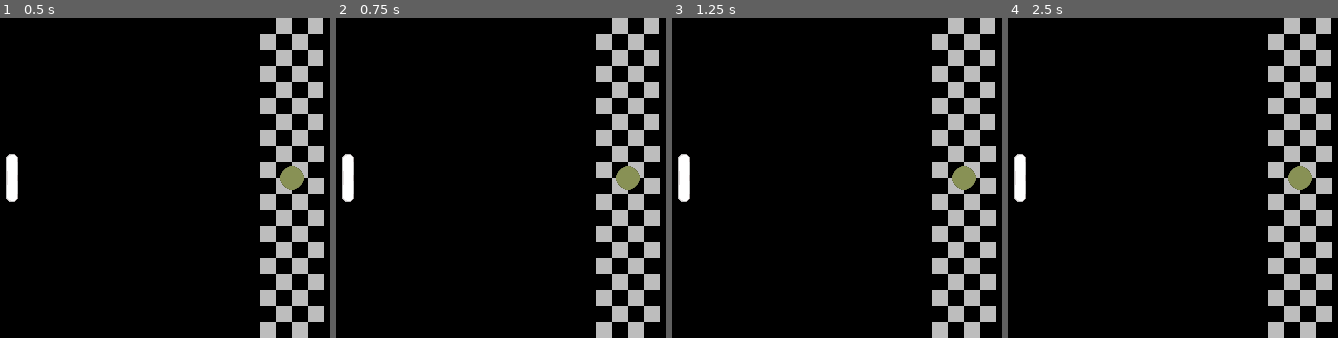
Above: before the commit, frames 1-4 (left to right).
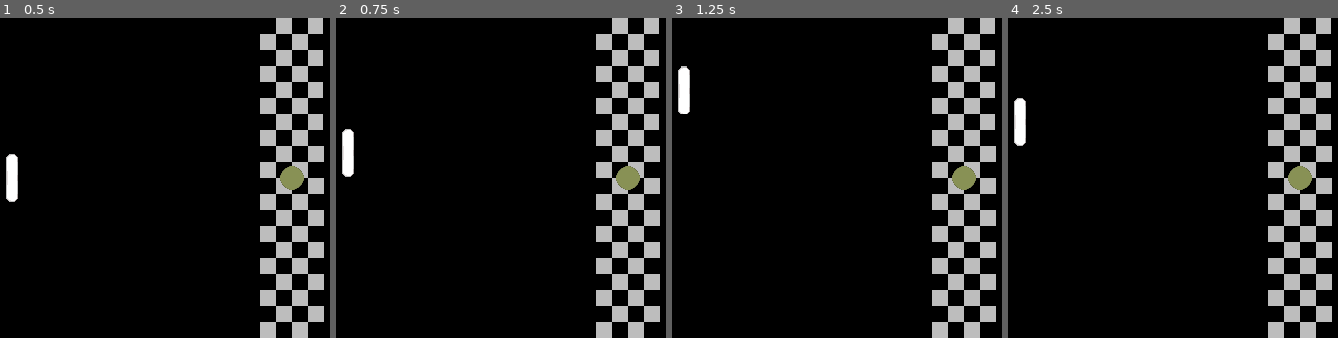
Above: after the commit, the same moments.

Repository: Honikal/20GameChallenge
Game: Godot game, scene res://objects/main.tscn
The game is run twice, just before and just after one commit, with the same random seed, the same clock (stepped at 60 frames per second) and the same inputs.
Inputs:
- Up to frame 1 (0.5 s): no input
- Up to frame 2 (0.75 s): tap Enter at 0.5 s; hold Up (player_1_up, bound only after the commit) from 0.53 s (still down); tap S (player_2_down, bound only after the commit) at 0.6 s
- Up to frame 3 (1.25 s): keep holding Up (player_1_up, bound only after the commit); tap W (player_2_up, bound only after the commit) at 0.8 s
- Up to frame 4 (2.5 s): tap Space at 1.25 s; release Up (player_1_up, bound only after the commit) at 1.28 s; hold Down (player_1_down, bound only after the commit) 1.28-2.03 s; tap W (player_2_up, bound only after the commit) at 1.35, 2.3 s; tap S (player_2_down, bound only after the commit) at 1.55, 2.1 s; tap Enter at 2 s; hold Up (player_1_up, bound only after the commit) from 2.03 s (still down)

Frame 1 is identical in both runs. In frame 2, 0.6% of the frame differs, in the area x 1-6%, y 34-58%; in frame 3, 1.0%, in the area x 1-6%, y 15-58%; in frame 4, 1.0%.

Commit message:
Agregamos las primeras funciones del programa, y terminamos de agregar el sistema

Diff:
--- a/Game Level 1/pong/objects/Paleta.tscn
+++ b/Game Level 1/pong/objects/Paleta.tscn
@@ -1,6 +1,10 @@
-[gd_scene load_steps=3 format=3 uid="uid://ba1yegegtwebn"]
+[gd_scene load_steps=7 format=3 uid="uid://ba1yegegtwebn"]
 
 [ext_resource type="Texture2D" uid="uid://bnfd6ixmrtgtc" path="res://resources/sprites/Paleta.png" id="1_r2uqw"]
+[ext_resource type="Script" path="res://scripts/MoveComponent.gd" id="2_cbi05"]
+[ext_resource type="Script" path="res://scripts/MoveInputComponent.gd" id="3_d56cy"]
+[ext_resource type="Resource" uid="uid://b7smecu0q4ijm" path="res://resources/tresource/movement_stats.tres" id="4_vowm8"]
+[ext_resource type="Script" path="res://scripts/PosControlComponent.gd" id="5_sarom"]
 
 [sub_resource type="CapsuleShape2D" id="CapsuleShape2D_sf7c8"]
 radius = 5.0
@@ -15,3 +19,16 @@
 
 [node name="CollisionShape2D" type="CollisionShape2D" parent="Sprite2D/CollisionWithBall"]
 shape = SubResource("CapsuleShape2D_sf7c8")
+
+[node name="MoveComponent" type="Node" parent="." node_paths=PackedStringArray("actor")]
+script = ExtResource("2_cbi05")
+actor = NodePath("..")
+
+[node name="MoveInputComponent" type="Node" parent="." node_paths=PackedStringArray("move_component")]
+script = ExtResource("3_d56cy")
+move_stats = ExtResource("4_vowm8")
+move_component = NodePath("../MoveComponent")
+
+[node name="PosControlComponent" type="Node" parent="." node_paths=PackedStringArray("actor")]
+script = ExtResource("5_sarom")
+actor = NodePath("..")
--- a/Game Level 1/pong/objects/ball.tscn
+++ b/Game Level 1/pong/objects/ball.tscn
@@ -1,11 +1,17 @@
-[gd_scene load_steps=3 format=3 uid="uid://dfhobfh8uprdt"]
+[gd_scene load_steps=7 format=3 uid="uid://dfhobfh8uprdt"]
 
+[ext_resource type="Script" path="res://scripts/ball.gd" id="1_r3ko1"]
 [ext_resource type="Texture2D" uid="uid://bheb0f50a6sv0" path="res://resources/sprites/Ball.png" id="1_tq00w"]
+[ext_resource type="Resource" uid="uid://b7smecu0q4ijm" path="res://resources/tresource/movement_stats.tres" id="2_d6ghn"]
+[ext_resource type="Script" path="res://scripts/MoveComponent.gd" id="2_j3sn6"]
+[ext_resource type="Script" path="res://scripts/BounceBallComponent.gd" id="4_21hmy"]
 
 [sub_resource type="CircleShape2D" id="CircleShape2D_q6h3h"]
 radius = 11.0454
 
 [node name="Ball" type="Node2D"]
+script = ExtResource("1_r3ko1")
+move_stats = ExtResource("2_d6ghn")
 
 [node name="Sprite2D" type="Sprite2D" parent="."]
 texture = ExtResource("1_tq00w")
@@ -14,3 +20,11 @@
 
 [node name="CollisionShape2D" type="CollisionShape2D" parent="BallCollision"]
 shape = SubResource("CircleShape2D_q6h3h")
+
+[node name="MoveComponent" type="Node" parent="." node_paths=PackedStringArray("actor")]
+script = ExtResource("2_j3sn6")
+actor = NodePath("..")
+
+[node name="BounceBallComponent" type="Node" parent="." node_paths=PackedStringArray("actor")]
+script = ExtResource("4_21hmy")
+actor = NodePath("..")
--- a/Game Level 1/pong/objects/main.tscn
+++ b/Game Level 1/pong/objects/main.tscn
@@ -2,9 +2,9 @@
 
 [ext_resource type="Texture2D" uid="uid://bmn2ttjngyo5w" path="res://resources/sprites/Mapa.png" id="1_t384c"]
 [ext_resource type="PackedScene" uid="uid://dfhobfh8uprdt" path="res://objects/ball.tscn" id="2_hvok2"]
-[ext_resource type="PackedScene" uid="uid://ba1yegegtwebn" path="res://objects/Paleta.tscn" id="3_nxbgs"]
+[ext_resource type="PackedScene" uid="uid://ba1yegegtwebn" path="res://objects/paleta.tscn" id="3_nxbgs"]
 
-[node name="main" type="Node"]
+[node name="Main" type="Node"]
 
 [node name="TextureRect" type="TextureRect" parent="."]
 anchors_preset = 15
--- a/Game Level 1/pong/project.godot
+++ b/Game Level 1/pong/project.godot
@@ -20,6 +20,29 @@
 window/size/viewport_width=640
 window/size/viewport_height=320
 
+[input]
+
+player_1_up={
+"deadzone": 0.5,
+"events": [Object(InputEventKey,"resource_local_to_scene":false,"resource_name":"","device":0,"window_id":0,"alt_pressed":false,"shift_pressed":false,"ctrl_pressed":false,"meta_pressed":false,"pressed":false,"keycode":4194320,"physical_keycode":0,"key_label":0,"unicode":0,"location":0,"echo":false,"script":null)
+]
+}
+player_2_up={
+"deadzone": 0.5,
+"events": [Object(InputEventKey,"resource_local_to_scene":false,"resource_name":"","device":0,"window_id":0,"alt_pressed":false,"shift_pressed":false,"ctrl_pressed":false,"meta_pressed":false,"pressed":false,"keycode":87,"physical_keycode":0,"key_label":0,"unicode":0,"location":0,"echo":false,"script":null)
+]
+}
+player_1_down={
+"deadzone": 0.5,
+"events": [Object(InputEventKey,"resource_local_to_scene":false,"resource_name":"","device":0,"window_id":0,"alt_pressed":false,"shift_pressed":false,"ctrl_pressed":false,"meta_pressed":false,"pressed":false,"keycode":4194322,"physical_keycode":0,"key_label":0,"unicode":0,"location":0,"echo":false,"script":null)
+]
+}
+player_2_down={
+"deadzone": 0.5,
+"events": [Object(InputEventKey,"resource_local_to_scene":false,"resource_name":"","device":0,"window_id":0,"alt_pressed":false,"shift_pressed":false,"ctrl_pressed":false,"meta_pressed":false,"pressed":false,"keycode":83,"physical_keycode":0,"key_label":0,"unicode":0,"location":0,"echo":false,"script":null)
+]
+}
+
 [rendering]
 
 textures/canvas_textures/default_texture_filter=0
--- /dev/null
+++ b/Game Level 1/pong/resources/tresource/game_stats.tres
@@ -0,0 +1,10 @@
+[gd_resource type="Resource" script_class="GameStats" load_steps=2 format=3 uid="uid://55nhqehmbis1"]
+
+[ext_resource type="Script" path="res://scripts/game_stats.gd" id="1_5qhtl"]
+
+[resource]
+script = ExtResource("1_5qhtl")
+scoreP1 = 0
+scoreP2 = 0
+modoJuego = 0
+max_score = 1
--- /dev/null
+++ b/Game Level 1/pong/resources/tresource/movement_stats.tres
@@ -0,0 +1,8 @@
+[gd_resource type="Resource" script_class="MovementStats" load_steps=2 format=3 uid="uid://b7smecu0q4ijm"]
+
+[ext_resource type="Script" path="res://scripts/movement_stats.gd" id="1_fvsmf"]
+
+[resource]
+script = ExtResource("1_fvsmf")
+paddle_speed = 125
+ball_speed = 100
--- /dev/null
+++ b/Game Level 1/pong/scripts/BounceBallComponent.gd
@@ -0,0 +1,18 @@
+class_name BounceBallComponent;
+extends Node;
+
+@export var actor: Node2D;
+@export var margin: int = 12;
+
+#Tomamos los bordes o límites
+var borderUp   = 0;
+var borderDown = ProjectSettings.get_setting("display/window/size/viewport_height");
+
+#Creamos una señal para avisar la posibilidad de un rebote
+signal on_bounce(node: Node);
+
+# Called every frame. 'delta' is the elapsed time since the previous frame.
+func _process(delta: float) -> void:
+	if (actor.global_position.y <= borderUp + margin or
+		actor.global_position.y >= borderDown - margin):
+			on_bounce.emit(actor);
--- /dev/null
+++ b/Game Level 1/pong/scripts/MoveComponent.gd
@@ -0,0 +1,8 @@
+class_name MoveComponent
+extends Node
+
+@export var actor: Node2D;
+@export var velocity: Vector2;
+
+func _process(delta: float) -> void:
+	actor.translate(velocity * delta);
--- /dev/null
+++ b/Game Level 1/pong/scripts/MoveInputComponent.gd
@@ -0,0 +1,19 @@
+class_name MoveInputComponent
+extends Node
+
+@export var move_stats: MovementStats;
+@export var move_component: MoveComponent;
+
+#Valor encargado para verificar si el jugador es jugador 1 o jugador 2 (en caso futuro online, default jugador 1)
+var player_1_o_2 = 1;
+var validar_movimiento = true;
+
+#Detectamos movimiento o input axis, pero solo aplicamos movimiento solo cuando se acepta
+func _input(event: InputEvent) -> void:
+	var input_axis;
+	if (player_1_o_2 == 1 and validar_movimiento):
+		input_axis = Input.get_axis("player_1_up", "player_1_down");
+		move_component.velocity = Vector2(0, input_axis * move_stats.paddle_speed);
+	elif (player_1_o_2 == 2 and validar_movimiento):
+		input_axis = Input.get_axis("player_2_up", "player_2_down");
+		move_component.velocity = Vector2(0, input_axis * move_stats.paddle_speed);
--- /dev/null
+++ b/Game Level 1/pong/scripts/PosControlComponent.gd
@@ -0,0 +1,13 @@
+class_name PosControlComponent;
+extends Node;
+
+@export var actor: Node2D;     #Actor al que se le reduce el movimiento
+@export var margin: int = 20;  #Margen de diferencia para chocar con el máximo
+
+#Tomamos los bordes o límites
+var borderUp   = 0;
+var borderDown = ProjectSettings.get_setting("display/window/size/viewport_height");
+
+# Checamos por cada frame. 'delta' is the elapsed time since the previous frame.
+func _process(delta: float) -> void:
+	actor.global_position.y = clamp(actor.global_position.y, borderUp + margin, borderDown - margin);
--- /dev/null
+++ b/Game Level 1/pong/scripts/ScoreComponent.gd
@@ -0,0 +1,11 @@
+class_name ScoreComponent
+extends Node
+
+@export var game_stats: GameStats;
+
+func ajustarPuntuacion(num_jugador: int) -> void:
+	#Llamamos a la señal de cambio de puntos o set del jugador respectivo
+	if (num_jugador == 1):
+		game_stats.scoreP1 += 1;
+	else:
+		game_stats.scoreP2 += 1;
--- /dev/null
+++ b/Game Level 1/pong/scripts/ball.gd
@@ -0,0 +1,43 @@
+class_name Ball;
+extends Node2D;
+
+#Exportamos la variable para tomar el movimiento del balón como tal
+@export var move_stats: MovementStats;
+
+#Manejamos el movimiento inicial como tal
+var inicia_posicion : Vector2;
+
+#Tomamos como tal los objetos del sistema
+@onready var sprite = $Sprite2D as Sprite2D;
+@onready var ball_collision = $BallCollision as Area2D;
+@onready var move_component = $MoveComponent as MoveComponent;
+@onready var bounce_component = $BounceBallComponent as BounceBallComponent;
+
+# Called when the node enters the scene tree for the first time.
+func _ready() -> void:
+	#Llamado la primera vez que el nodo entra a la escena inicial por primera vez
+	#Primero, guardaremos la posición inicial
+	inicia_posicion = global_position;
+
+	#Conectamos todas las posibles señales a tomar en consideración, las conectamos a una posible función como tal
+	bounce_component.on_bounce.connect(_rebotar)
+	ball_collision.area_entered.connect(_cambiar_direccion)
+
+
+func _rebotar(node: Node):
+	move_component.velocity.y *= -1;
+
+func _cambiar_direccion(node: Node):
+	if (node != bounce_component):
+		#Checamos por el posible choque (no de rebote), y en dicho caso, aplicaremos entonces el rebote
+		#eligiendo de forma aleatoria eso sí el rebote del lado de la paleta (arriba o abajo)
+		move_component.velocity.x *= -1;
+		move_component.velocity.y = [move_stats.ball_speed, -move_stats.ball_speed].pick_random();
+
+func _iniciar_movimiento():
+	move_component.velocity.x = [move_stats.ball_speed, -move_stats.ball_speed].pick_random();
+
+
+# Called every frame. 'delta' is the elapsed time since the previous frame.
+func _process(delta: float) -> void:
+	pass
--- /dev/null
+++ b/Game Level 1/pong/scripts/game_stats.gd
@@ -0,0 +1,41 @@
+class_name GameStats;
+extends Resource;
+
+#Información a mostrar del jugador 1 y 2
+const PLAYER_1_WINS = "Jugador 1 gana"
+const PLAYER_2_WINS = "Jugador 2 gana"
+
+@export var scoreP1: int = 0:
+	set(value):
+		scoreP1 = value;
+		if scoreP1 == max_score:
+			player_wins.emit(PLAYER_1_WINS)
+		print("Puntaje actualizado: ", scoreP1, " ", scoreP2);
+
+
+@export var scoreP2: int = 0:
+	set(value):
+		scoreP2 = value;
+		if scoreP2 == max_score:
+			player_wins.emit(PLAYER_2_WINS)
+		print("Puntaje actualizado: ", scoreP1, " ", scoreP2);
+
+#Elegimos el modo de jugabilidad (IA / 2 jugadores)
+@export var modoJuego: int = 0:
+	set(value):
+		modoJuego = value;
+		print("Elegimos el modo de juego");
+		if modoJuego == 0:
+			print("Modo de juego VS IA");
+		else:
+			print("Modo de juego 2 jugadores");
+
+#Tomamos el valor máximo de la partida seleccionado
+@export var max_score: int = 1:
+	set(value):
+		max_score = value;
+		print("Máxima puntuación en la partida: ", value);
+
+#Activamos las señales como tal para emitir cambios de puntuación
+signal score_changed(new_score_P1, new_score_P2);
+signal player_wins(player_info);
--- /dev/null
+++ b/Game Level 1/pong/scripts/movement_stats.gd
@@ -0,0 +1,6 @@
+class_name MovementStats;
+extends Resource;
+
+#Manejamos como tal los datos de velocidad y tiempos como tal
+@export var paddle_speed: int = 125;
+@export var ball_speed: int = 100;
Binary file changed: Game Level 1/pong/resources/sprites/Ball.aseprite
Not shown, changed: Game Level 1/pong/Documentation/2025-01-06.md
Not shown, changed: Game Level 1/pong/Documentation/Pong.md
